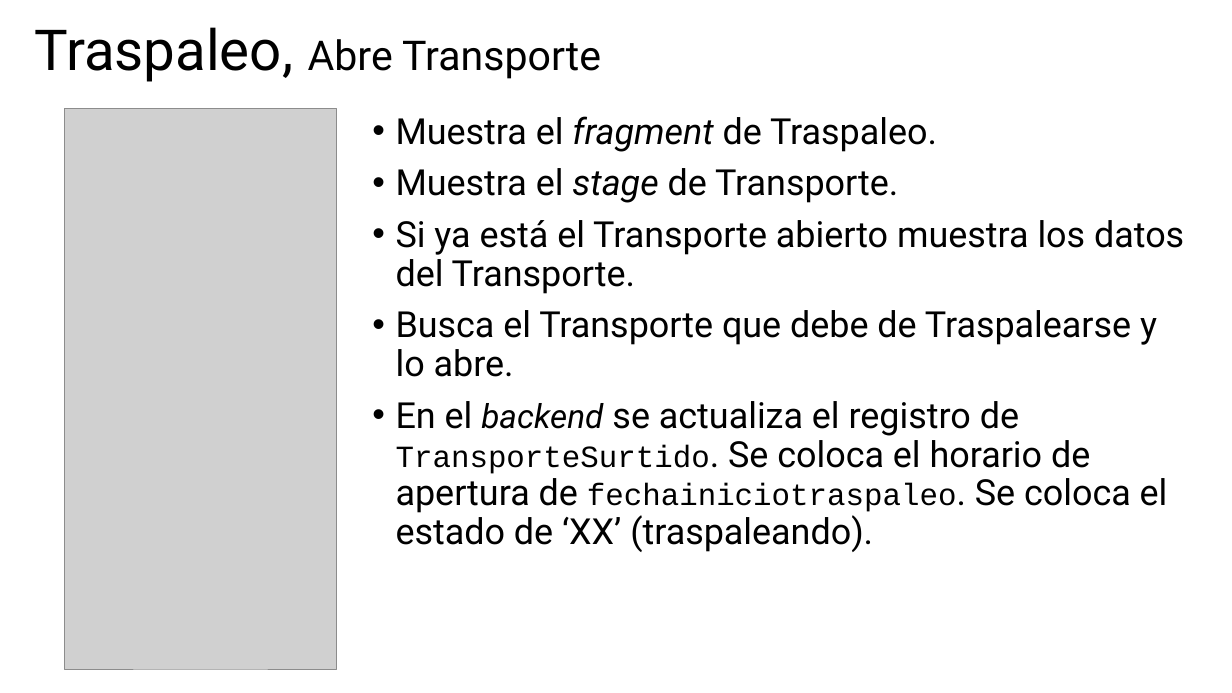
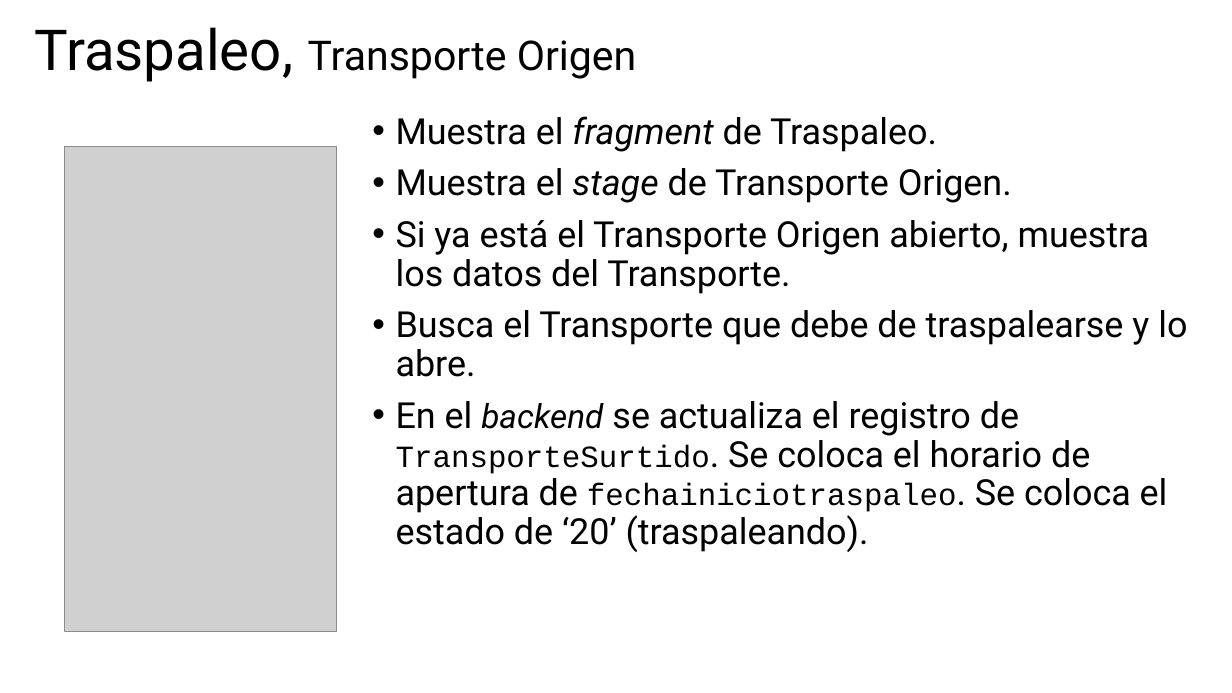
Before and after one commit to JoelBecerraM/FANASA-docs, a slide deck: slide 3 of atCloud - Diseño - Interfaz de Usuario - Traspaleo.pptx. Drawn at 1232x693 pixels with LibreOffice and Linux fonts; fonts in the diff are those of the drawing; grey boxes stand for pictures. Boxes give left, top, right and bottom in pixels: in the first picture for what was removed or moved away, otherwise in the second. Text is boxed around its words. In the diff, an @@ line names an element or a change of style, - is before the commit and + after.

```diff
--- a/atCloud - Diseño - Interfaz de Usuario - Traspaleo.pptx
+++ b/atCloud - Diseño - Interfaz de Usuario - Traspaleo.pptx
@@ title at bbox=[34, 27, 637, 82]: text changed @@
-Traspaleo, Abre Transporte
+Traspaleo, Transporte Origen
@@ picture: place and size @@
-picture at bbox=[64, 108, 336, 669]
+picture at bbox=[64, 146, 336, 631]
@@ text at bbox=[396, 168, 1187, 552]: text changed @@
-• Muestra el stage de Transporte.
-• Si ya está el Transporte abierto muestra los datos del Transporte.
-• Busca el Transporte que debe de Traspalearse y lo abre.
-• En el backend se actualiza el registro de TransporteSurtido. Se coloca el horario de apertura de fechainiciotraspaleo. Se coloca el estado de ‘XX’ (traspaleando).
+• Muestra el stage de Transporte Origen.
+• Si ya está el Transporte Origen abierto, muestra los datos del Transporte.
+• Busca el Transporte que debe de traspalearse y lo abre.
+• En el backend se actualiza el registro de TransporteSurtido. Se coloca el horario de apertura de fechainiciotraspaleo. Se coloca el estado de ‘20’ (traspaleando).
```
Also in this commit, not shown: 3 other slides changed, 9 slides added, 1 other file.
